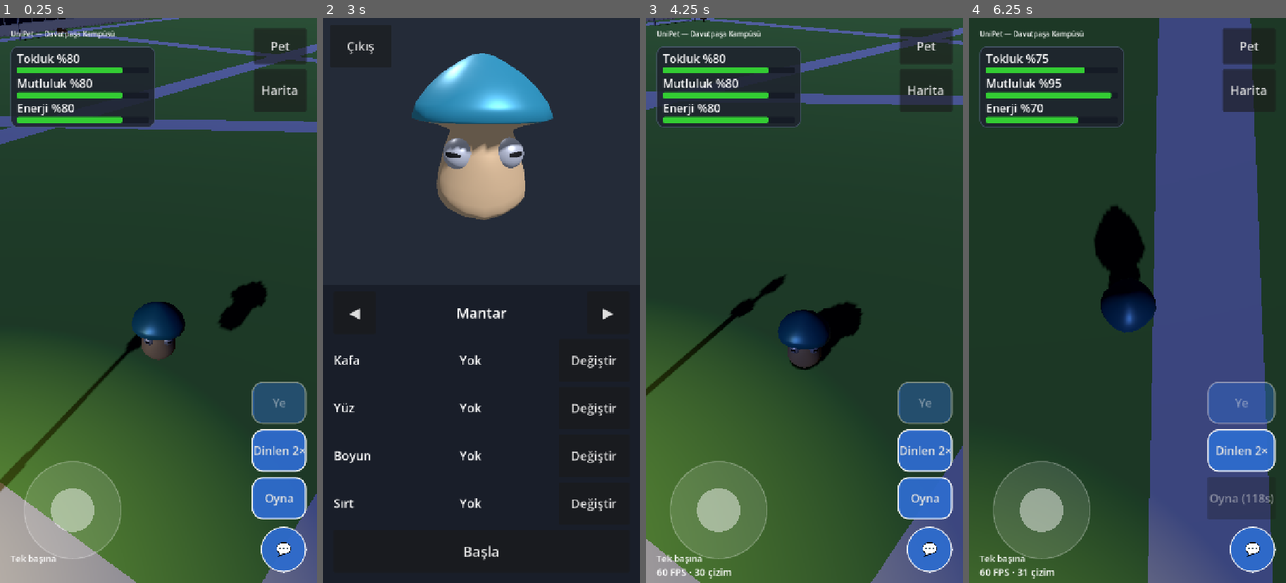
Above: before the commit, frames 1-4 (left to right).
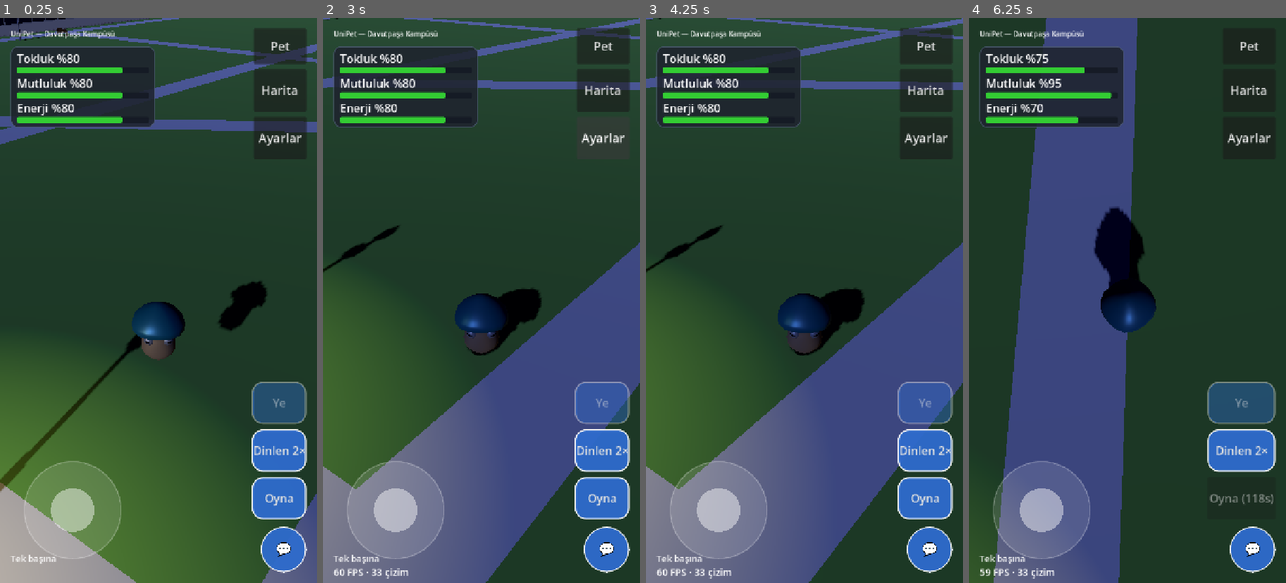
Above: after the commit, the same moments.

Repository: talha24052050/unipet
Game: Godot game, scene res://scenes/main.tscn
Two runs of this game, one before a commit and one after it. Both use one fixed random seed, a clock stepped at 60 frames per second and the inputs below. This scene is started directly instead of the project's main scene.
Inputs (mouse positions are in pixels of both pictures, inside the frame that each line leads up to):
- Up to frame 1 (0.25 s): no input
- Up to frame 2 (3 s): click "Pet" at 0.5 s; click "Başla" at 1.25 s; click "💬" at 2 s; click "Pet" (after the commit: "Ayarlar") at 2.75 s
- Up to frame 3 (4.25 s): click (804, 549) at 3.5 s, where only the run before the commit has a clickable "Başla"
- Up to frame 4 (6.25 s): click "Oyna" at 4.25 s; tap Enter at 5 s; move the mouse to (1197, 272) at 5.02 s; hold Right (ui_right) 5.03-5.75 s; click (1197, 272) at 5.17 s; drag from (1064, 328) to (1111, 413) at 5.77 s

The runs differ from the first frame. In frame 1, 0.4% of the frame differs, in the area x 80-97%, y 18-23%; in frame 2, 70%, in the area x 0-100%, y 0-100%; in frame 3, 37%; in frame 4, 61%.

Commit message:
agy: 019-ayarlar-paneli

Diff:
--- a/game/scenes/main.tscn
+++ b/game/scenes/main.tscn
@@ -16,6 +16,7 @@
 [ext_resource type="Script" path="res://src/world/street_lights.gd" id="14"]
 [ext_resource type="Script" path="res://src/ui/perf_label.gd" id="15"]
 [ext_resource type="Script" path="res://src/ui/connection_label.gd" id="16"]
+[ext_resource type="Script" path="res://src/ui/settings_button.gd" id="17"]
 
 [sub_resource type="NavigationMesh" id="navmesh"]
 geometry_parsed_geometry_type = 1
@@ -209,6 +210,19 @@
 text = "Harita"
 script = ExtResource("12")
 
+[node name="SettingsButton" type="Button" parent="UI"]
+anchors_preset = 1
+anchor_left = 1.0
+anchor_right = 1.0
+offset_left = -144.0
+offset_top = 224.0
+offset_right = -24.0
+offset_bottom = 320.0
+grow_horizontal = 0
+theme_override_font_sizes/font_size = 28
+text = "Ayarlar"
+script = ExtResource("17")
+
 [node name="ChatMenu" parent="UI" instance=ExtResource("8")]
 
 [node name="CareHud" parent="UI" instance=ExtResource("11")]
--- a/game/src/core/local_settings.gd
+++ b/game/src/core/local_settings.gd
@@ -1,11 +1,13 @@
 extends RefCounted
-## Cihaz ayarları (user://settings.cfg). Şimdilik: arkadaşlarla oynamak için sunucu adresi.
+## Cihaz ayarları (user://settings.cfg). Şimdilik: arkadaşlarla oynamak için sunucu adresi ve ses ayarları.
 
 const PATH: String = "user://settings.cfg"
 ## Sunucu adresi verilmezse kullanılan Nakama portu (server/docker-compose.yml).
 const DEFAULT_PORT: int = 7350
 
 var server_address: String = ""
+var sfx_enabled: bool = true
+var sfx_volume_db: float = 0.0
 
 
 static func load_or_default(path: String = PATH) -> RefCounted:
@@ -13,12 +15,17 @@
 	var cfg: ConfigFile = ConfigFile.new()
 	if cfg.load(path) == OK:
 		s.server_address = str(cfg.get_value("server", "address", ""))
+		s.sfx_enabled = bool(cfg.get_value("audio", "sfx_enabled", true))
+		s.sfx_volume_db = float(cfg.get_value("audio", "sfx_volume_db", 0.0))
 	return s
 
 
 func save(path: String = PATH) -> Error:
 	var cfg: ConfigFile = ConfigFile.new()
+	var _err: Error = cfg.load(path)
 	cfg.set_value("server", "address", server_address)
+	cfg.set_value("audio", "sfx_enabled", sfx_enabled)
+	cfg.set_value("audio", "sfx_volume_db", sfx_volume_db)
 	return cfg.save(path)
 
 
--- a/game/src/core/sfx.gd
+++ b/game/src/core/sfx.gd
@@ -36,6 +36,14 @@
 	for p: AudioStreamPlayer in _pool:
 		if p.get_parent() == null and is_inside_tree():
 			add_child(p)
+	var settings: RefCounted = preload("res://src/core/local_settings.gd").load_or_default()
+	if settings != null:
+		var raw_enabled: Variant = settings.get("sfx_enabled")
+		if raw_enabled != null:
+			enabled = bool(raw_enabled)
+		var raw_vol: Variant = settings.get("sfx_volume_db")
+		if raw_vol != null:
+			volume_db = float(raw_vol)
 
 
 func _ensure_pool() -> void:
--- /dev/null
+++ b/game/src/ui/settings_button.gd
@@ -0,0 +1,55 @@
+extends Button
+## Oyun ekranındaki "Ayarlar" butonu: ayarlar panelini açar/kapatır.
+
+const SettingsPanel := preload("res://src/ui/settings_panel.gd")
+
+var panel: SettingsPanel = null
+
+
+func _ready() -> void:
+	if text.is_empty():
+		text = "Ayarlar"
+	if not pressed.is_connected(_on_pressed):
+		pressed.connect(_on_pressed)
+	_ensure_panel()
+
+
+func _exit_tree() -> void:
+	if panel != null and is_instance_valid(panel):
+		if panel.get_parent() != null:
+			panel.get_parent().remove_child(panel)
+		panel.free()
+		panel = null
+
+
+func _on_pressed() -> void:
+	Sfx.play(&"ui_click")
+	toggle_panel()
+
+
+func toggle_panel() -> void:
+	_ensure_panel()
+	if panel.is_open():
+		panel.close()
+	else:
+		panel.open()
+
+
+func open_panel() -> void:
+	_ensure_panel()
+	panel.open()
+
+
+func close_panel() -> void:
+	if panel != null and is_instance_valid(panel):
+		panel.close()
+
+
+func _ensure_panel() -> void:
+	if panel == null or not is_instance_valid(panel):
+		panel = SettingsPanel.new()
+		var p: Node = get_parent()
+		if p != null:
+			p.add_child(panel)
+		else:
+			add_child(panel)
--- /dev/null
+++ b/game/src/ui/settings_panel.gd
@@ -0,0 +1,198 @@
+extends PanelContainer
+## Ses ve genel ayarlar paneli: Ses efektleri aç/kapa, ses düzeyi ayarı ve kapatma butonu.
+## LocalSettings (user://settings.cfg) ve Sfx autoload ile anında senkronize olur.
+
+signal closed
+
+const LocalSettings := preload("res://src/core/local_settings.gd")
+
+const PANEL_WIDTH: float = 560.0
+const PANEL_HEIGHT: float = 460.0
+const MIN_CONTROL_HEIGHT: float = 64.0
+const FONT_SIZE_TITLE: int = 32
+const FONT_SIZE_CONTROLS: int = 28
+const FONT_SIZE_LABEL: int = 26
+const SLIDER_MIN: float = -30.0
+const SLIDER_MAX: float = 6.0
+const SLIDER_STEP: float = 1.0
+
+var settings_path: String = LocalSettings.PATH
+
+var title_label: Label
+var check_button: CheckButton
+var volume_label: Label
+var volume_slider: HSlider
+var close_button: Button
+
+# Erişilebilirlik ve test kolaylığı için kısayol
+var check_box: CheckButton:
+	get:
+		return check_button
+
+
+func _init() -> void:
+	visible = false
+	z_index = 10
+	mouse_filter = Control.MOUSE_FILTER_STOP
+	_setup_panel_style()
+	_setup_layout()
+	_connect_signals()
+	refresh_from_settings()
+
+
+func _setup_panel_style() -> void:
+	custom_minimum_size = Vector2(PANEL_WIDTH, PANEL_HEIGHT)
+	anchors_preset = Control.PRESET_CENTER
+	anchor_left = 0.5
+	anchor_top = 0.5
+	anchor_right = 0.5
+	anchor_bottom = 0.5
+	offset_left = -PANEL_WIDTH * 0.5
+	offset_right = PANEL_WIDTH * 0.5
+	offset_top = -PANEL_HEIGHT * 0.5
+	offset_bottom = PANEL_HEIGHT * 0.5
+	grow_horizontal = Control.GROW_DIRECTION_BOTH
+	grow_vertical = Control.GROW_DIRECTION_BOTH
+
+	var style: StyleBoxFlat = StyleBoxFlat.new()
+	style.bg_color = Color(0.12, 0.14, 0.18, 0.96)
+	style.set_corner_radius_all(16)
+	style.border_width_left = 2
+	style.border_width_top = 2
+	style.border_width_right = 2
+	style.border_width_bottom = 2
+	style.border_color = Color(0.35, 0.42, 0.55, 0.9)
+	style.content_margin_left = 32.0
+	style.content_margin_right = 32.0
+	style.content_margin_top = 28.0
+	style.content_margin_bottom = 28.0
+	add_theme_stylebox_override("panel", style)
+
+
+func _setup_layout() -> void:
+	var vbox: VBoxContainer = VBoxContainer.new()
+	vbox.name = "ContentBox"
+	vbox.alignment = BoxContainer.ALIGNMENT_CENTER
+	vbox.add_theme_constant_override("separation", 20)
+	vbox.size_flags_horizontal = Control.SIZE_EXPAND_FILL
+	vbox.size_flags_vertical = Control.SIZE_EXPAND_FILL
+	add_child(vbox)
+
+	title_label = Label.new()
+	title_label.name = "TitleLabel"
+	title_label.text = "Ayarlar"
+	title_label.horizontal_alignment = HORIZONTAL_ALIGNMENT_CENTER
+	title_label.vertical_alignment = VERTICAL_ALIGNMENT_CENTER
+	title_label.custom_minimum_size = Vector2(0, MIN_CONTROL_HEIGHT)
+	title_label.add_theme_font_size_override("font_size", FONT_SIZE_TITLE)
+	vbox.add_child(title_label)
+
+	check_button = CheckButton.new()
+	check_button.name = "CheckButton"
+	check_button.text = "Ses efektleri"
+	check_button.custom_minimum_size = Vector2(0, MIN_CONTROL_HEIGHT)
+	check_button.add_theme_font_size_override("font_size", FONT_SIZE_CONTROLS)
+	check_button.size_flags_horizontal = Control.SIZE_EXPAND_FILL
+	vbox.add_child(check_button)
+
+	var slider_box: VBoxContainer = VBoxContainer.new()
+	slider_box.name = "SliderBox"
+	slider_box.add_theme_constant_override("separation", 6)
+	slider_box.size_flags_horizontal = Control.SIZE_EXPAND_FILL
+
+	volume_label = Label.new()
+	volume_label.name = "VolumeLabel"
+	volume_label.text = "Ses düzeyi"
+	volume_label.add_theme_font_size_override("font_size", FONT_SIZE_LABEL)
+	slider_box.add_child(volume_label)
+
+	volume_slider = HSlider.new()
+	volume_slider.name = "VolumeSlider"
+	volume_slider.min_value = SLIDER_MIN
+	volume_slider.max_value = SLIDER_MAX
+	volume_slider.step = SLIDER_STEP
+	volume_slider.custom_minimum_size = Vector2(0, MIN_CONTROL_HEIGHT)
+	volume_slider.size_flags_horizontal = Control.SIZE_EXPAND_FILL
+	slider_box.add_child(volume_slider)
+
+	vbox.add_child(slider_box)
+
+	close_button = Button.new()
+	close_button.name = "CloseButton"
+	close_button.text = "Kapat"
+	close_button.custom_minimum_size = Vector2(0, MIN_CONTROL_HEIGHT)
+	close_button.add_theme_font_size_override("font_size", FONT_SIZE_CONTROLS)
+	close_button.size_flags_horizontal = Control.SIZE_EXPAND_FILL
+	vbox.add_child(close_button)
+
+
+func _connect_signals() -> void:
+	if check_button != null and not check_button.toggled.is_connected(_on_check_button_toggled):
+		check_button.toggled.connect(_on_check_button_toggled)
+	if volume_slider != null and not volume_slider.value_changed.is_connected(_on_volume_slider_changed):
+		volume_slider.value_changed.connect(_on_volume_slider_changed)
+	if close_button != null and not close_button.pressed.is_connected(_on_close_button_pressed):
+		close_button.pressed.connect(_on_close_button_pressed)
+
+
+func _on_check_button_toggled(toggled_on: bool) -> void:
+	Sfx.enabled = toggled_on
+	_save_settings()
+
+
+func _on_volume_slider_changed(val: float) -> void:
+	Sfx.volume_db = val
+	_update_volume_label()
+	_save_settings()
+
+
+func _on_close_button_pressed() -> void:
+	Sfx.play(&"ui_click")
+	close()
+
+
+func _update_volume_label() -> void:
+	if volume_label != null:
+		volume_label.text = "Ses düzeyi (%d dB)" % int(Sfx.volume_db)
+
+
+func _save_settings() -> void:
+	var s: RefCounted = LocalSettings.load_or_default(settings_path)
+	s.set("sfx_enabled", Sfx.enabled)
+	s.set("sfx_volume_db", Sfx.volume_db)
+	var _err: Error = s.call("save", settings_path)
+
+
+func refresh_from_settings() -> void:
+	if check_button != null:
+		check_button.set_pressed_no_signal(Sfx.enabled)
+	if volume_slider != null:
+		volume_slider.set_value_no_signal(Sfx.volume_db)
+	_update_volume_label()
+
+
+func open() -> void:
+	refresh_from_settings()
+	visible = true
+
+
+func close() -> void:
+	visible = false
+	closed.emit()
+
+
+func toggle() -> void:
+	if visible:
+		close()
+	else:
+		open()
+
+
+func is_open() -> bool:
+	return visible
+
+
+func _unhandled_key_input(event: InputEvent) -> void:
+	if visible and event.is_action_pressed("ui_cancel"):
+		close()
+		get_viewport().set_input_as_handled()
--- /dev/null
+++ b/game/tests/test_settings_panel.gd
@@ -0,0 +1,326 @@
+extends RefCounted
+## Ayarlar paneli (SettingsPanel), ayarlar butonu (SettingsButton) ve LocalSettings ses ayarları testleri.
+
+const LocalSettings := preload("res://src/core/local_settings.gd")
+const SettingsPanel := preload("res://src/ui/settings_panel.gd")
+const SettingsButton := preload("res://src/ui/settings_button.gd")
+
+const TEST_SETTINGS_PATH: String = "user://test_settings.cfg"
+const TEST_LEGACY_PATH: String = "user://test_legacy_settings.cfg"
+const TEST_CB_PATH: String = "user://test_cb_settings.cfg"
+const TEST_SLIDER_PATH: String = "user://test_slider_settings.cfg"
+
+
+func _delete_file(path: String) -> void:
+	var global_path: String = ProjectSettings.globalize_path(path)
+	if FileAccess.file_exists(path) or FileAccess.file_exists(global_path):
+		DirAccess.remove_absolute(global_path)
+
+
+func _cleanup_node(node: Node) -> void:
+	if node != null and is_instance_valid(node):
+		if node.get_parent() != null:
+			node.get_parent().remove_child(node)
+		node.free()
+
+
+## Test 1: LocalSettings yeni alanları (sfx_enabled, sfx_volume_db) kaydedip geri okuyor.
+func test_local_settings_fields_roundtrip() -> String:
+	_delete_file(TEST_SETTINGS_PATH)
+
+	var s = LocalSettings.new()
+	if s.sfx_enabled != true:
+		return "Varsayılan sfx_enabled true olmalı, %s bulundu" % str(s.sfx_enabled)
+	if not is_equal_approx(s.sfx_volume_db, 0.0):
+		return "Varsayılan sfx_volume_db 0.0 olmalı, %f bulundu" % s.sfx_volume_db
+
+	s.sfx_enabled = false
+	s.sfx_volume_db = -18.0
+	var err: Error = s.save(TEST_SETTINGS_PATH)
+	if err != OK:
+		_delete_file(TEST_SETTINGS_PATH)
+		return "LocalSettings kaydedilemedi, hata kodu: %d" % err
+
+	var loaded = LocalSettings.load_or_default(TEST_SETTINGS_PATH)
+	_delete_file(TEST_SETTINGS_PATH)
+
+	if loaded.sfx_enabled != false:
+		return "Kaydedilen sfx_enabled false olarak geri okunamadı"
+	if not is_equal_approx(loaded.sfx_volume_db, -18.0):
+		return "Kaydedilen sfx_volume_db -18.0 olarak geri okunamadı: %f" % loaded.sfx_volume_db
+
+	return ""
+
+
+## Test 2: Eski (audio bölümü olmayan) dosya varsayılanlara düşüyor.
+func test_legacy_settings_uses_defaults() -> String:
+	_delete_file(TEST_LEGACY_PATH)
+
+	var cfg: ConfigFile = ConfigFile.new()
+	cfg.set_value("server", "address", "192.168.1.100:7350")
+	cfg.save(TEST_LEGACY_PATH)
+
+	var loaded = LocalSettings.load_or_default(TEST_LEGACY_PATH)
+	_delete_file(TEST_LEGACY_PATH)
+
+	if loaded.server_address != "192.168.1.100:7350":
+		return "Eski dosyadaki server_address okunamadı"
+	if loaded.sfx_enabled != true:
+		return "Eski dosyada sfx_enabled varsayılan true olmalı"
+	if not is_equal_approx(loaded.sfx_volume_db, 0.0):
+		return "Eski dosyada sfx_volume_db varsayılan 0.0 olmalı"
+
+	return ""
+
+
+## Test 3: Panel kontrolleri, boyutları ve dokunmatik kuralları (min 64 px, yazı 26+).
+func test_settings_panel_controls_and_touch_sizes() -> String:
+	var panel = SettingsPanel.new()
+
+	if not (panel is PanelContainer):
+		_cleanup_node(panel)
+		return "SettingsPanel PanelContainer türevi olmalı"
+
+	if panel.title_label == null or panel.title_label.text != "Ayarlar":
+		_cleanup_node(panel)
+		return "Başlık 'Ayarlar' olan Label bulunamadı"
+	if panel.title_label.custom_minimum_size.y < 64.0:
+		_cleanup_node(panel)
+		return "Başlık yüksekliği min 64 px olmalı"
+	if panel.title_label.get_theme_font_size("font_size") < 26:
+		_cleanup_node(panel)
+		return "Başlık yazı boyutu min 26 olmalı"
+
+	if panel.check_button == null or not (panel.check_button is CheckButton):
+		_cleanup_node(panel)
+		return "'Ses efektleri' CheckButton bulunamadı"
+	if panel.check_button.text != "Ses efektleri":
+		_cleanup_node(panel)
+		return "CheckButton metni 'Ses efektleri' olmalı"
+	if panel.check_button.custom_minimum_size.y < 64.0:
+		_cleanup_node(panel)
+		return "CheckButton yüksekliği min 64 px olmalı"
+	if panel.check_button.get_theme_font_size("font_size") < 26:
+		_cleanup_node(panel)
+		return "CheckButton yazı boyutu min 26 olmalı"
+
+	if panel.volume_slider == null or not (panel.volume_slider is HSlider):
+		_cleanup_node(panel)
+		return "'Ses düzeyi' HSlider bulunamadı"
+	if panel.volume_slider.custom_minimum_size.y < 64.0:
+		_cleanup_node(panel)
+		return "HSlider yüksekliği min 64 px olmalı"
+	if not is_equal_approx(panel.volume_slider.min_value, -30.0):
+		_cleanup_node(panel)
+		return "HSlider min_value -30 olmalı"
+	if not is_equal_approx(panel.volume_slider.max_value, 6.0):
+		_cleanup_node(panel)
+		return "HSlider max_value 6 olmalı"
+	if not is_equal_approx(panel.volume_slider.step, 1.0):
+		_cleanup_node(panel)
+		return "HSlider step 1 olmalı"
+
+	if panel.close_button == null or panel.close_button.text != "Kapat":
+		_cleanup_node(panel)
+		return "'Kapat' butonu bulunamadı"
+	if panel.close_button.custom_minimum_size.y < 64.0:
+		_cleanup_node(panel)
+		return "Kapat butonu yüksekliği min 64 px olmalı"
+	if panel.close_button.get_theme_font_size("font_size") < 26:
+		_cleanup_node(panel)
+		return "Kapat butonu yazı boyutu min 26 olmalı"
+
+	_cleanup_node(panel)
+	return ""
+
+
+## Test 4: Panel açılıp kapanıyor (open, close, toggle, Kapat butonu).
+func test_settings_panel_open_and_close() -> String:
+	var panel = SettingsPanel.new()
+
+	if panel.visible:
+		_cleanup_node(panel)
+		return "Panel başlangıçta kapalı (visible=false) olmalı"
+
+	panel.open()
+	if not panel.visible or not panel.is_open():
+		_cleanup_node(panel)
+		return "open() sonrasında panel açık olmalı"
+
+	panel.close()
+	if panel.visible or panel.is_open():
+		_cleanup_node(panel)
+		return "close() sonrasında panel kapalı olmalı"
+
+	panel.toggle()
+	if not panel.visible:
+		_cleanup_node(panel)
+		return "toggle() kapalıyken açmalı"
+
+	panel.toggle()
+	if panel.visible:
+		_cleanup_node(panel)
+		return "toggle() açıkken kapatmalı"
+
+	panel.open()
+	panel.close_button.pressed.emit()
+	if panel.visible:
+		_cleanup_node(panel)
+		return "Kapat butonuna basılınca panel kapanmalı"
+
+	_cleanup_node(panel)
+	return ""
+
+
+## Test 5: Checkbox Sfx.enabled'ı değiştiriyor ve dosyaya kaydediyor (testten sonra eski değere geri al).
+func test_checkbox_modifies_sfx_enabled_and_saves() -> String:
+	var prev_enabled: bool = Sfx.enabled
+	var prev_volume: float = Sfx.volume_db
+
+	_delete_file(TEST_CB_PATH)
+
+	var panel = SettingsPanel.new()
+	panel.settings_path = TEST_CB_PATH
+
+	# Checkbox'ı false yap
+	panel.check_button.button_pressed = false
+	if Sfx.enabled != false:
+		_cleanup_node(panel)
+		_delete_file(TEST_CB_PATH)
+		Sfx.enabled = prev_enabled
+		Sfx.volume_db = prev_volume
+		return "Checkbox false yapılınca Sfx.enabled false olmadı"
+
+	var loaded1 = LocalSettings.load_or_default(TEST_CB_PATH)
+	if loaded1.sfx_enabled != false:
+		_cleanup_node(panel)
+		_delete_file(TEST_CB_PATH)
+		Sfx.enabled = prev_enabled
+		Sfx.volume_db = prev_volume
+		return "Checkbox false yapılınca LocalSettings'e kaydedilmedi"
+
+	# Checkbox'ı true yap
+	panel.check_button.button_pressed = true
+	if Sfx.enabled != true:
+		_cleanup_node(panel)
+		_delete_file(TEST_CB_PATH)
+		Sfx.enabled = prev_enabled
+		Sfx.volume_db = prev_volume
+		return "Checkbox true yapılınca Sfx.enabled true olmadı"
+
+	var loaded2 = LocalSettings.load_or_default(TEST_CB_PATH)
+	if loaded2.sfx_enabled != true:
+		_cleanup_node(panel)
+		_delete_file(TEST_CB_PATH)
+		Sfx.enabled = prev_enabled
+		Sfx.volume_db = prev_volume
+		return "Checkbox true yapılınca LocalSettings'e kaydedilmedi"
+
+	_cleanup_node(panel)
+	_delete_file(TEST_CB_PATH)
+
+	# Eski değerlere geri al
+	Sfx.enabled = prev_enabled
+	Sfx.volume_db = prev_volume
+	return ""
+
+
+## Test 6: Ses düzeyi kaydırıcısı Sfx.volume_db'yi değiştiriyor ve dosyaya kaydediyor.
+func test_volume_slider_modifies_sfx_volume_and_saves() -> String:
+	var prev_enabled: bool = Sfx.enabled
+	var prev_volume: float = Sfx.volume_db
+
+	_delete_file(TEST_SLIDER_PATH)
+
+	var panel = SettingsPanel.new()
+	panel.settings_path = TEST_SLIDER_PATH
+	var root: Node = (Engine.get_main_loop() as SceneTree).root
+	root.add_child(panel)
+
+	panel.volume_slider.value = -12.0
+	panel.volume_slider.value_changed.emit(-12.0)
+
+	if not is_equal_approx(Sfx.volume_db, -12.0):
+		var curr_val: float = panel.volume_slider.value
+		_cleanup_node(panel)
+		_delete_file(TEST_SLIDER_PATH)
+		Sfx.enabled = prev_enabled
+		Sfx.volume_db = prev_volume
+		return "HSlider -12 dB yapılınca Sfx.volume_db güncellenmedi (val=%f, Sfx=%f)" % [curr_val, Sfx.volume_db]
+
+	var loaded = LocalSettings.load_or_default(TEST_SLIDER_PATH)
+	if not is_equal_approx(loaded.sfx_volume_db, -12.0):
+		_cleanup_node(panel)
+		_delete_file(TEST_SLIDER_PATH)
+		Sfx.enabled = prev_enabled
+		Sfx.volume_db = prev_volume
+		return "HSlider -12 dB yapılınca LocalSettings'e kaydedilmedi"
+
+	_cleanup_node(panel)
+	_delete_file(TEST_SLIDER_PATH)
+
+	# Eski değerlere geri al
+	Sfx.enabled = prev_enabled
+	Sfx.volume_db = prev_volume
+	return ""
+
+
+## Test 7: main.tscn içinde UI altında SettingsButton Harita butonunun hemen altında ve aynı genişlikte.
+func test_settings_button_in_main_scene() -> String:
+	var scene: PackedScene = load("res://scenes/main.tscn")
+	if scene == null:
+		return "main.tscn yüklenemedi"
+	var inst: Node = scene.instantiate()
+	if inst == null:
+		return "main.tscn instantiate edilemedi"
+
+	var map_btn: Button = inst.get_node_or_null("UI/MapButton") as Button
+	if map_btn == null:
+		_cleanup_node(inst)
+		return "main.tscn içinde UI/MapButton bulunamadı"
+
+	var settings_btn: Button = inst.get_node_or_null("UI/SettingsButton") as Button
+	if settings_btn == null:
+		_cleanup_node(inst)
+		return "main.tscn içinde UI/SettingsButton bulunamadı"
+
+	if settings_btn.text != "Ayarlar":
+		_cleanup_node(inst)
+		return "SettingsButton metni 'Ayarlar' olmalı"
+
+	# Aynı genişlikte:
+	var map_w: float = map_btn.offset_right - map_btn.offset_left
+	var set_w: float = settings_btn.offset_right - settings_btn.offset_left
+	if not is_equal_approx(map_w, set_w):
+		_cleanup_node(inst)
+		return "SettingsButton Harita butonuyla aynı genişlikte olmalı (%f != %f)" % [set_w, map_w]
+
+	# Hemen altında:
+	if settings_btn.offset_top < map_btn.offset_bottom:
+		_cleanup_node(inst)
+		return "SettingsButton Harita butonunun hemen altında olmalı"
+
+	_cleanup_node(inst)
+	return ""
+
+
+## Test 8: SettingsButton paneli açıp kapatıyor.
+func test_settings_button_toggles_panel() -> String:
+	var btn = SettingsButton.new()
+	var root: Node = (Engine.get_main_loop() as SceneTree).root
+	root.add_child(btn)
+
+	# Butona tıkla -> panel açılmalı
+	btn._on_pressed()
+	if btn.panel == null or not btn.panel.visible:
+		_cleanup_node(btn)
+		return "SettingsButton basılınca panel açılmalı"
+
+	# Tekrar tıkla -> panel kapanmalı
+	btn._on_pressed()
+	if btn.panel.visible:
+		_cleanup_node(btn)
+		return "SettingsButton tekrar basılınca panel kapanmalı"
+
+	_cleanup_node(btn)
+	return ""
Not shown, added: agy-tasks/done/019-ayarlar-paneli.md
Not shown, added: agy-tasks/done/019-ayarlar-paneli.report.md
